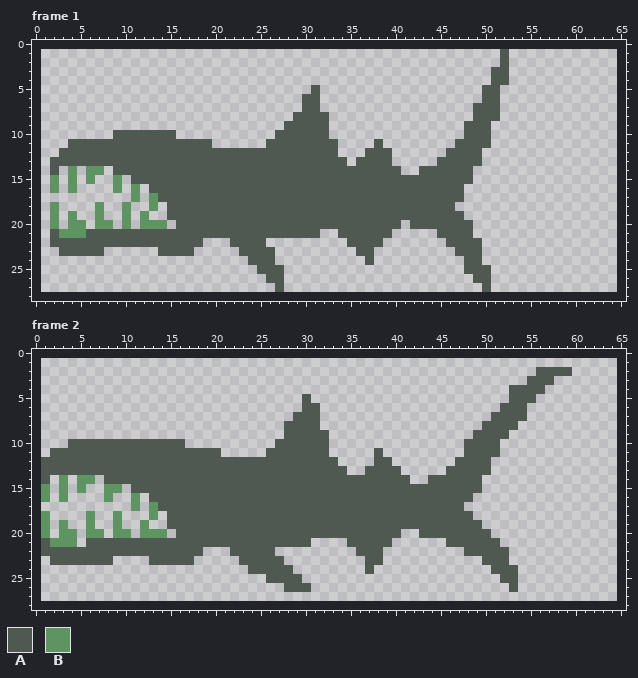
One commit to this pixel-art file: Assets/Art/Animations/Enemy2/SonarPatrol.aseprite. That is the earlier state.
64x27 pixels, 8 frames. Shown: frame 1, frame 2. The old version is drawn lined up with the new one, on the new canvas. The commit also changed other frames, which this record leaves out.
Visible layers, top first: "Aletas", "Cola", "Cabeza", "Cuerpo".
Palette (. is transparent): A #4f5951  B #5e9462
Pixels before, frame 1, first column x 2:
 1 ..................................................A
 2 ..................................................A
 3 .................................................AA
 4 .................................................AA
 5 .............................A..................AA.
 6 ............................AA..................AA.
 7 ............................AA.................AAA.
 8 ...........................AAAA................AAA.
 9 ..........................AAAAA...............AAA..
10 .......AAAAAAA...........AAAAAA...............AAA..
11 ..AAAAAAAAAAAAAAAA......AAAAAAAA....A........AAAA..
12 .AAAAAAAAAAAAAAAAAAAAAAAAAAAAAAA...AAA......AAAA...
13 AAAAAAAAAAAAAAAAAAAAAAAAAAAAAAAAA.AAAA.....AAAAA...
14 A.B.BB.AAAAAAAAAAAAAAAAAAAAAAAAAAAAAAAA..AAAAAA....
15 B.B.B..B.AAAAAAAAAAAAAAAAAAAAAAAAAAAAAAAAAAAAAA....
16 B.B....B.B.AAAAAAAAAAAAAAAAAAAAAAAAAAAAAAAAAAA.....
17 .........B.BAAAAAAAAAAAAAAAAAAAAAAAAAAAAAAAAAA.....
18 B....B..B..B.AAAAAAAAAAAAAAAAAAAAAAAAAAAAAAAA......
19 B.B..B..B.B..AAAAAAAAAAAAAAAAAAAAAAAAAAAAAAAAA.....
20 B.BB.BB.B.BBB.AAAAAAAAAAAAAAAAAAAAAAAAA.AAAAAAA....
21 ABBBAAAAAAAAAAAAAAAAAAAAAAAAAA..AAAAAA.....AAAA....
22 AAAAAAAAAAAAAAAAA...AAAA.........AAAA.......AAAA...
23 .AAAAA......AAAA.....AAAA.........AA.........AAA...
24 ......................AAA..........A..........AA...
25 .......................AAA....................AAA..
26 ........................AA.....................AA..
27 .........................A......................A..
Pixels before, frame 2, first column x 1:
 2 .......................................................AAAA
 3 ......................................................AAA..
 4 ....................................................AAAA...
 5 .............................A......................AAA....
 6 .............................AA....................AAA.....
 7 ............................AAA...................AAAA.....
 8 ...........................AAAA..................AAAA......
 9 ...........................AAAAA................AAAA.......
10 ...AAAAAAAAAAAAA..........AAAAAA...............AAAA........
11 .AAAAAAAAAAAAAAAAAAA.....AAAAAAA.....A.........AAAA........
12 AAAAAAAAAAAAAAAAAAAAAAAAAAAAAAAAA....AA.......AAAA.........
13 AAAAAAAAAAAAAAAAAAAAAAAAAAAAAAAAAA..AAAA.....AAAAA.........
14 A.B.BB.AAAAAAAAAAAAAAAAAAAAAAAAAAAAAAAAAA..AAAAAA..........
15 B.B.B..BB.AAAAAAAAAAAAAAAAAAAAAAAAAAAAAAAAAAAAAAA..........
16 B.B....B..B.AAAAAAAAAAAAAAAAAAAAAAAAAAAAAAAAAAAA...........
17 ..........B.BAAAAAAAAAAAAAAAAAAAAAAAAAAAAAAAAAA............
18 B....B..B...B.AAAAAAAAAAAAAAAAAAAAAAAAAAAAAAAAAA...........
19 B.B..B..B..B..AAAAAAAAAAAAAAAAAAAAAAAAAAAAAAAAAAA..........
20 B.BB.BB.BB.BBB.AAAAAAAAAAAAAAAAAAAAAAAAA..AAAAAAAA.........
21 ABBB.AAAAAAAAAAAAAAAAAAAAAAAAA....AAAAA......AAAAAA........
22 AAAAAAAAAAAAAAAAAA...AAAAA.........AAA.........AAAAA.......
23 .AAAAAAA....AAAAA.....AAAAA.........AA...........AAA.......
24 .......................AAAAA........A.............AAA......
25 .........................AAAA......................AA......
26 ...........................AAA......................A......
Once edited:
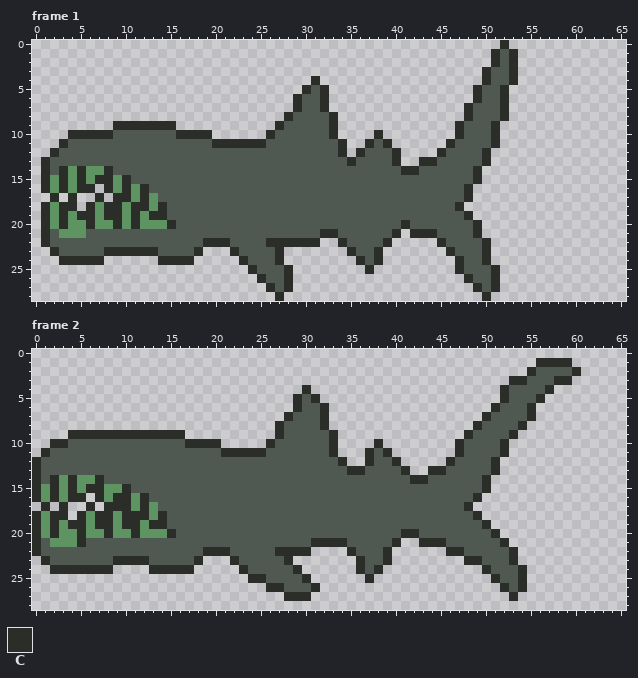
Colours new in this view: C #2b2d28
Diff:
canvas 64x27 -> 66x29, the old top-left corner now at 1,1
Changed rows in their new state; - is an unchanged pixel.
Frame 1:
first column x 1:
 0 ---------------------------------------------------C-
 1 --------------------------------------------------C-C
 2 --------------------------------------------------C-C
 3 -------------------------------------------------C--C
 4 ------------------------------C------------------C--C
 5 -----------------------------C-C----------------C--C-
 6 ----------------------------C--C----------------C--C-
 7 ----------------------------C--C---------------C---C-
 8 ---------------------------C----C--------------C---C-
 9 --------CCCCCCC-----------C-----C-------------C---C--
10 ---CCCCC-------CCCC------C------C----C--------C---C--
11 --C----------------CCCCCC--------C--C-C------C----C--
12 -C-------------------------------C-C---C----C----C---
13 C---------------------------------C----C--CC-----C---
14 C-C-C--C--------------------------------CC------C----
15 C-C-C-CC-C--------------------------------------C----
16 C-C-CC-C-C-C-----------------------------------C-----
17 -C-C--C-CC-C-----------------------------------C-----
18 C-CC-C-CC-CC-C--------------------------------C------
19 C-C-CC-CC-C-CC---------------------------------C-----
20 C-C--C--C-C---C-------------------------C-------C----
21 C------------------------------CC------C-CCC----C----
22 C-----------------CCC----CCCCCC--C----C-----C----C---
23 -C-----CCCCCC----C---C----C-------C--C-------C---C---
24 --CCCCC------CCCC-----C---C--------C-C--------C--C---
25 -----------------------C---C--------C---------C---C--
26 ------------------------C--C-------------------C--C--
27 -------------------------C-C--------------------C-C--
28 --------------------------C----------------------C---
Frame 2:
first column x 0:
 1 --------------------------------------------------------CCCC-
 2 -------------------------------------------------------C----C
 3 -----------------------------------------------------CC---CC-
 4 ------------------------------C---------------------C----C---
 5 -----------------------------C-C--------------------C---C----
 6 -----------------------------C--C------------------C---C-----
 7 ----------------------------C---C-----------------C----C-----
 8 ---------------------------C----C----------------C----C------
 9 ----CCCCCCCCCCCCC----------C-----C--------------C----C-------
10 --CC-------------CCCC-----C------C----C--------C----C--------
11 -C-------------------CCCCC-------C---C-C-------C----C--------
12 C---------------------------------C--C--C-----C----C---------
13 C----------------------------------CC----C--CC-----C---------
14 C-C-C--C----------------------------------CC------C----------
15 C-C-C-CC--C---------------------------------------C----------
16 C-C-CC-C-CC-C------------------------------------C-----------
17 -C-C--C-CCC-C-----------------------------------C------------
18 C-CC-C-CC-CCC-C----------------------------------C-----------
19 C-C-CC-CC-CC-CC-----------------------------------C----------
20 C-C--C--C--C---C-------------------------CC--------C---------
21 C----C-------------------------CCCC-----C--CCC------C--------
22 C------------------CCC-----CCCC----C---C------CC-----C-------
23 -C-------CCCC-----C---C-----C-------C--C--------CC---C-------
24 --CCCCCCC----CCCCC-----C-----C------C-C-----------C---C------
25 ------------------------CC----C------C-------------C--C------
26 --------------------------CC---C--------------------C-C------
27 ----------------------------CCC----------------------C-------
Changed places in both pictures, as pixel boxes (x1, y1, x2, y2):
added: (41, 40, 518, 301)
added: (32, 358, 581, 601)
